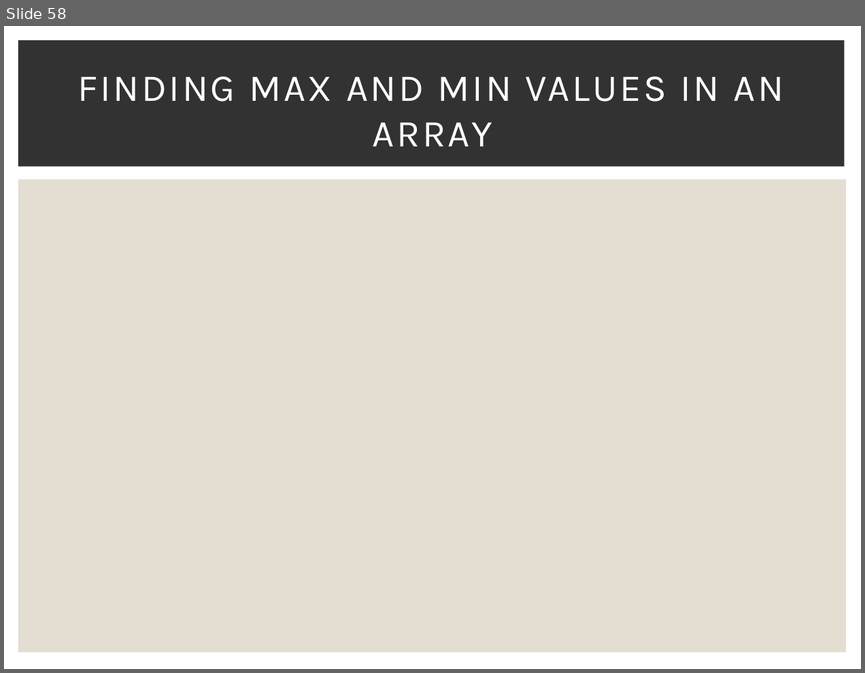
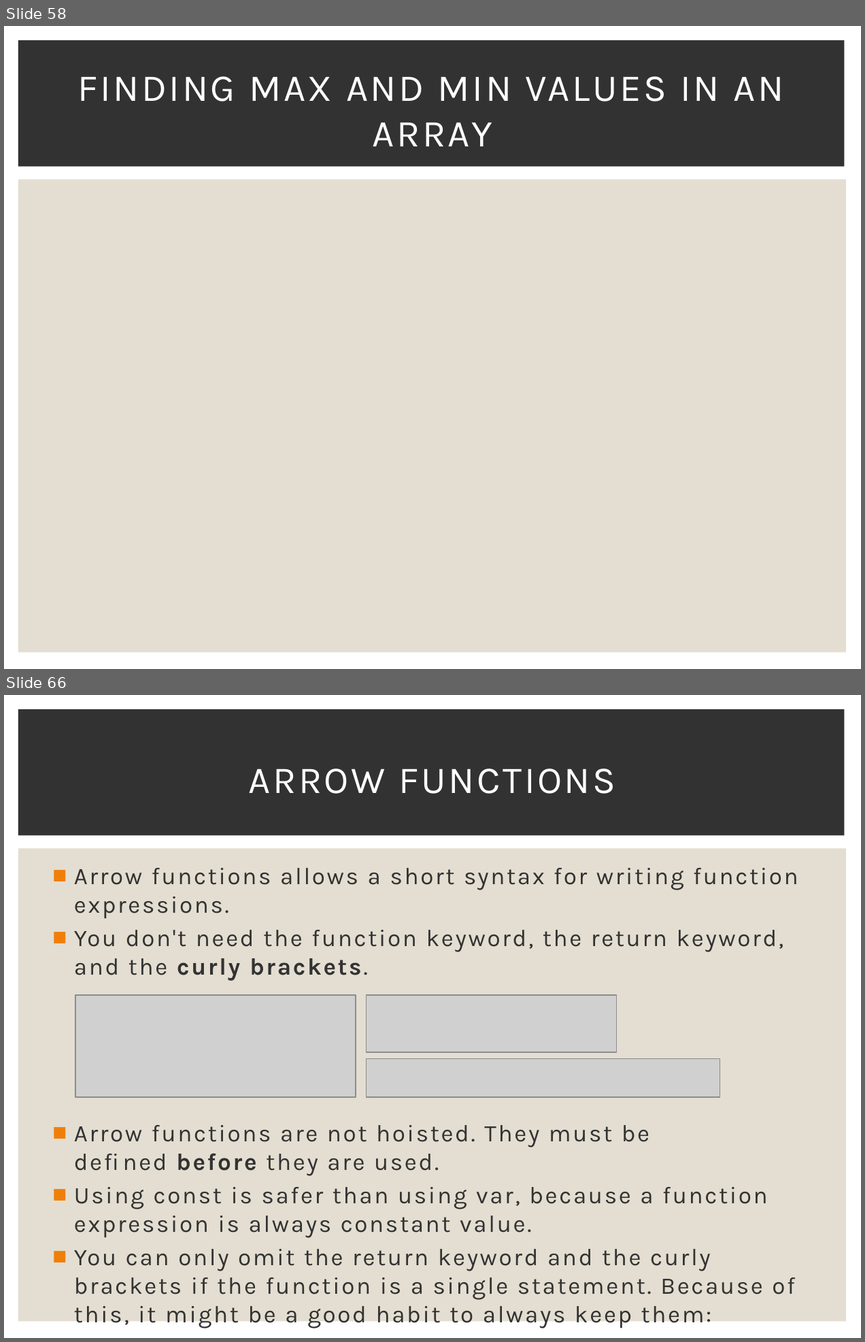
Before and after one commit to Karamihova/Fundamentals-JS, a slide deck: Programming Prep.pptx. Shown one above the other, each under a label of ours: slide 58 before the commit, slides 58 and 66 after it; the slides between them are not shown. The pictures are 865x673 and 865x1342 pixels, drawn with LibreOffice and Linux fonts; fonts in the diff are those of the drawing; grey boxes stand for pictures. Boxes give left, top, right and bottom in pixels: in the first picture for what was removed or moved away, otherwise in the second. Text is boxed around its words. In the diff, an @@ line names an element or a change of style, - is before the commit and + after.

Commit message:
Exercise Functions

```diff
--- a/Programming Prep.pptx
+++ b/Programming Prep.pptx
@@ slide 66 added at (4,695,861,1338), background #FFFFFF; not listed: 2 template elements that a slide beside it also shows @@
@@ title added at (249,768,616,794), 32 pt, text #FFFFFF @@
+ARROW FUNCTIONS
@@ text added at (74,868,798,1328), 20 pt, text #323232 @@
+■ Arrow functions allows a short syntax for writing function expressions.
+■ You don't need the function keyword, the return keyword, and the curly brackets.
+■ Arrow functions are not hoisted. They must be defined before they are used.
+■ Using const is safer than using var, because a function expression is always constant value.
+■ You can only omit the return keyword and the curly brackets if the function is a single statement. Because of this, it might be a good habit to always keep them:
@@ picture added at (75,995,356,1097) @@
@@ picture added at (366,995,617,1052) @@
@@ picture added at (366,1058,719,1097) @@
```
Also in this commit, not shown: 28 other slides added, 7 other files.
